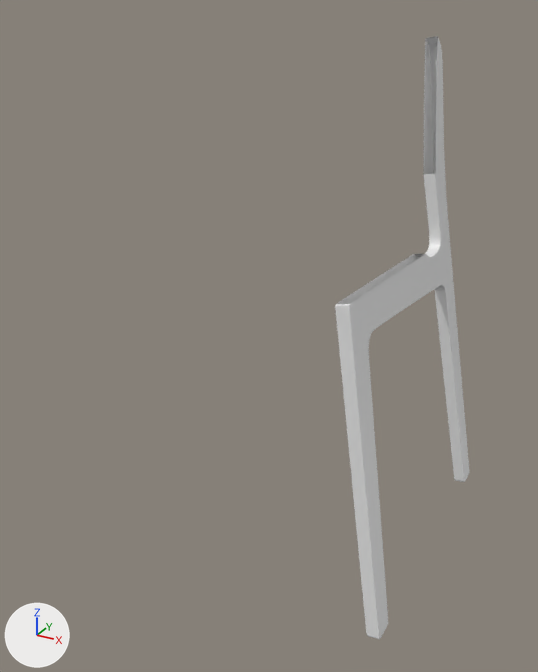
One commit to the Blender file chair-tutorial.blend: the scene before it, then after it.
Before and after are seen from a 50 mm lens placed at (2.49, -4.81, 4.39), pointed at (-0.04, -0.21, 2.09). Lighting does not change. The marker at lower left points along +X, +Y and +Z.
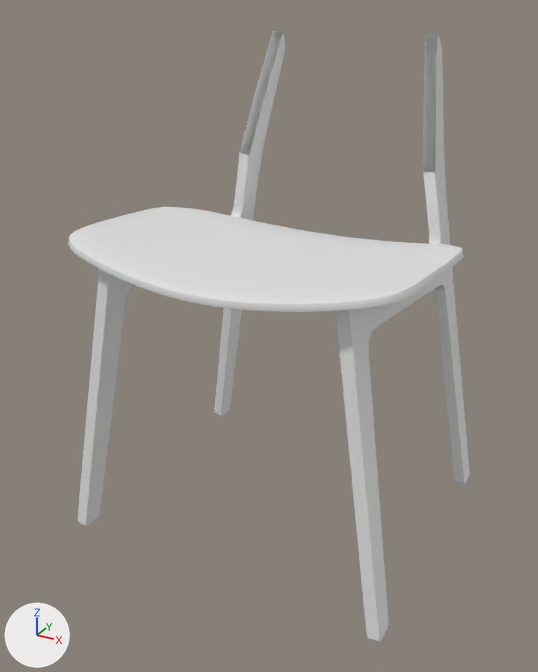
Diff of the bpy script that builds the scene:
```diff
--- a/chair-tutorial.blend.py
+++ b/chair-tutorial.blend.py
@@ me_plane @@
+me_plane.from_pydata(...)  # 24 vertices, 14 faces; spans x 0.0..1.3, y -1.27..0.78, z -0.23..0.06
+me_plane.polygons.foreach_set('use_smooth', [True] * 14)
@@ ob_cube @@
 _m = ob_cube.modifiers.new('Subdivision', 'SUBSURF')
 _m.levels = 3
+_m = ob_cube.modifiers.new('Mirror.001', 'MIRROR')
+_m.mirror_object = ob_plane
@@ ob_plane @@
+ob_plane = bpy.data.objects.new('Plane', me_plane)
+ob_plane.location = (0.0, 0.0, 2.826)
+_m = ob_plane.modifiers.new('Mirror', 'MIRROR')
+_m.use_clip = True
+_m = ob_plane.modifiers.new('Subdivision', 'SUBSURF')
+_m.levels = 3
+_m.render_levels = 3
+_m = ob_plane.modifiers.new('Solidify', 'SOLIDIFY')
+_m.thickness = 0.05
+_m.offset = 1.0
+_m = ob_plane.modifiers.new('Bevel', 'BEVEL')
+_m.width = 0.002
+_m.width_pct = 0.002
+_m.segments = 2
+_m.angle_limit = 1.047
```

Pixel boxes (x1, y1, x2, y2) of what changed, in the pictures (538 x 672 px):
'Cube', modifiers changed, reshaped (192% wider)
    before: (335, 36, 469, 639)
    after: (77, 30, 470, 642)
'Plane', added
    after: (68, 207, 464, 312)
